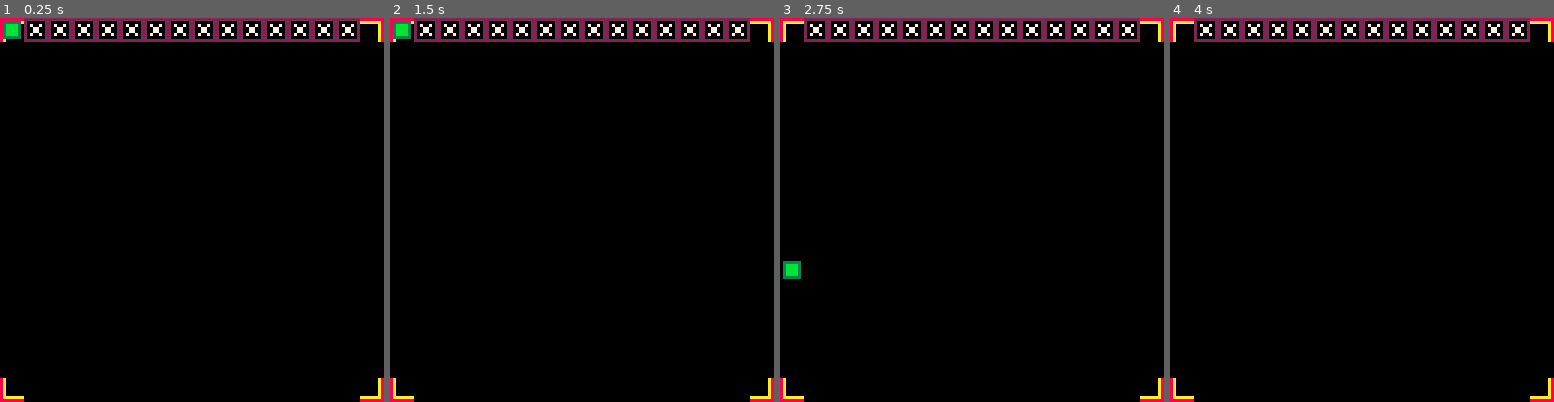
Above: before the commit, frames 1-4 (left to right).
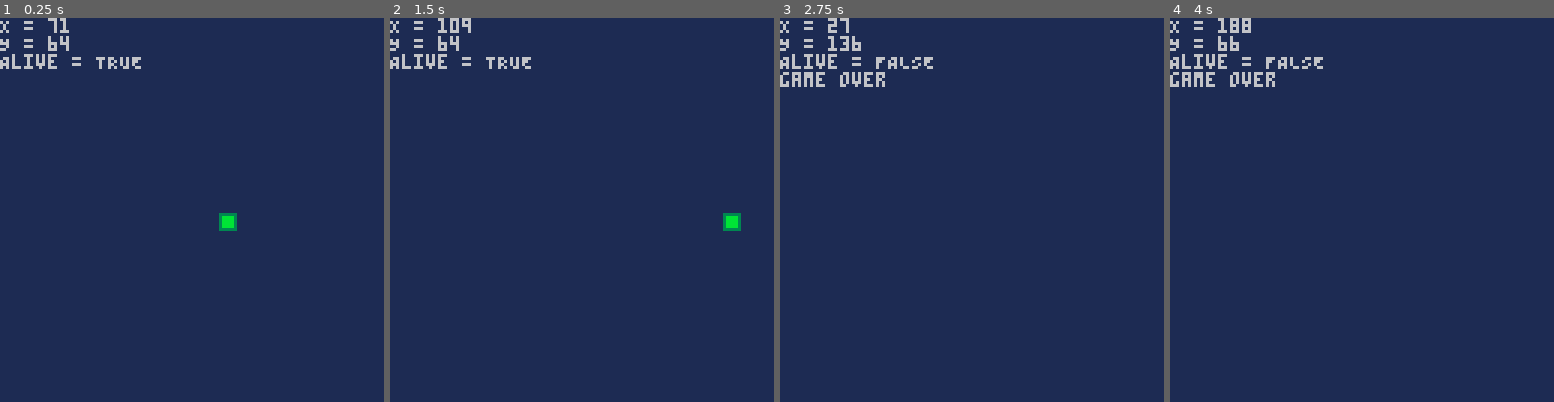
Above: after the commit, the same moments.

Repository: kakardo/Pico-8
Game: PICO-8 cartridge snake.p8
Same seed, same stepped clock (60 frames per second), same inputs: the game is played once before the commit and once after it.
Inputs:
- Up to frame 1 (0.25 s): no input
- Up to frame 2 (1.5 s): tap O (Z key) at 0.33, 0.7, 1.43 s; tap X (X key) at 1.07 s
- Up to frame 3 (2.75 s): hold Left 1.97-2.37 s; tap X (X key) at 2.07, 2.4, 2.73 s; tap O (Z key) at 2.22 s; hold Down from 2.42 s (still down)
- Up to frame 4 (4 s): release Down at 2.82 s; hold Right 2.87-3.53 s; tap X (X key) at 3.07, 3.4, 3.73 s; tap O (Z key) at 3.1, 3.98 s; hold Up from 3.58 s (still down)

The runs differ from the first frame. In frame 1, 100% of the frame differs, in the area x 0-100%, y 0-100%; in frame 2, 100%; in frame 3, 100%; in frame 4, 100%.

Commit message:
Big redo. Made some movement + debugging tools
Started kind of from scratch. Started using an external editor (Notepad++). Much easier for my eyes.
No switch statements in Lua... No increment (++) and decrement (--) operators in Lua...
TODO: FPS makes the snake move to fast. Work on it next time.

Diff:
--- a/snake.p8
+++ b/snake.p8
@@ -2,62 +2,32 @@
 version 42
 __lua__
 // start = 2025-07-08 23:22
+#include snake_external.lua
 
-function check_x(dir,cor)
-	if (btn(dir))	then
-		if (cor > 0) then
-			cor-=8
-		end
-	end
-end
+snake = {}
+scale = 8
+speed = 1
 
 function _init()
-	min=0
-	max=120
-	inc=8
-
-	// snake
-	x	= 0
-	y = 0
+	snake.x = 64
+	snake.y = 64
+	snake.dir = 1
+	snake.alive = true
 end
 
 function _update()
-	if (btn(⬅️))	then
-		if (x > 0) then
-			x-=8
-		end
-	end
-
-
-	//check_x(⬅️,x)
-
-	if (btn(➡️)) then
-		if (x < 119) then
-			x+=8
-		end
-	end
-
-	if (btn(⬆️)) y-=8
-	if (btn(⬇️)) y+=8
-
+	cls(1)
+	debug()
+	move()
+	is_alive()
 end
 
 function _draw()
-	cls()
-
-	// corners
-	spr(1,0,0)
-	spr(2,120,0)
-	spr(3,0,120)
-	spr(4,120,120)
-
-// border
-	for x = 8, max-8, inc do
-		spr(0,x,0)
+	if snake.alive then
+		spr(9,snake.x,snake.y)
+	else
+		print("game over")
 	end
-
-	// snake
-	spr(9,x,y)
 end
 -->8
 function check_x(dir,cor)
--- /dev/null
+++ b/snake_external.lua
@@ -0,0 +1,71 @@
+-- DIRECTIONS
+-- 0 = left
+-- 1 = right
+-- 2 = up
+-- 3 = down
+
+--[[ FUNCTIONS
+	- debug()
+	- move()
+	- move_increment()
+	- is_alive()
+]]--
+
+function debug()
+	print('X = '..snake.x)
+	print('Y = '..snake.y)
+
+	if snake.alive then
+	 print('Alive = TRUE')
+	else
+	 print('Alive = FALSE')
+	end
+
+	-- Resurrect snake for debugging purposes
+	if snake.x >= 1 and snake.x <= 128 and
+	   snake.y >= 1 and snake.y <= 128 then
+		snake.alive = true
+	end
+
+end
+
+function move()
+	if (btn(0))	then
+		snake.x += scale * (-1) -- LEFT
+		snake.dir = 0
+	elseif (btn(1)) then
+		snake.x += scale * (1) -- RIGHT
+		snake.dir = 1
+	elseif (btn(2)) then
+		snake.y += scale * (-1) -- UP
+		snake.dir = 2
+	elseif (btn(3)) then
+		snake.y += scale * (1) -- DOWN
+		snake.dir = 3
+	else
+		move_increment()
+	end
+end
+
+-- No switch statements in Lua...
+-- No increment (++) and decrement (--) operators in Lua...
+function move_increment()
+	if snake.dir == 0 then
+		snake.x -= 1
+	elseif snake.dir == 1 then
+		snake.x += 1
+	elseif snake.dir == 2 then
+		snake.y -= 1
+	elseif snake.dir == 3 then
+		snake.y += 1
+	end
+end
+
+function is_alive()
+	if snake.x < 1 or snake.x > 128 or
+	   snake.y < 1 or snake.y > 128 then
+		snake.alive = false
+	end
+end
+
+// LAST_LINE_SNAKE_EXTERNAL_LUA
